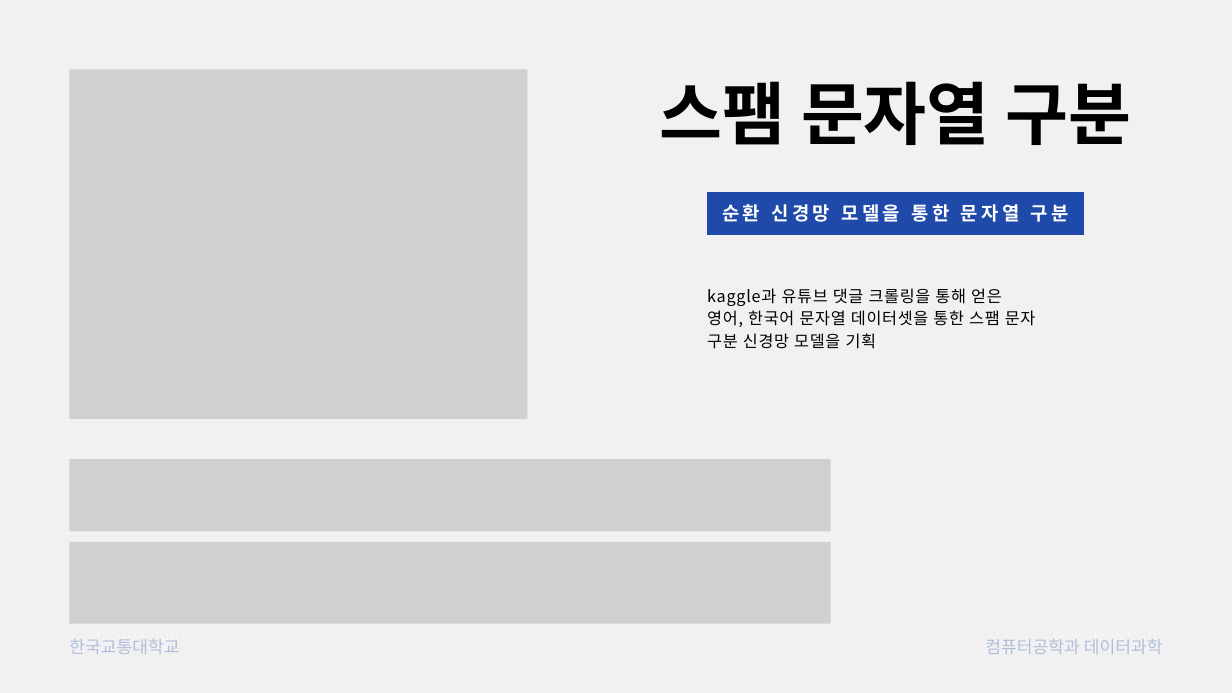
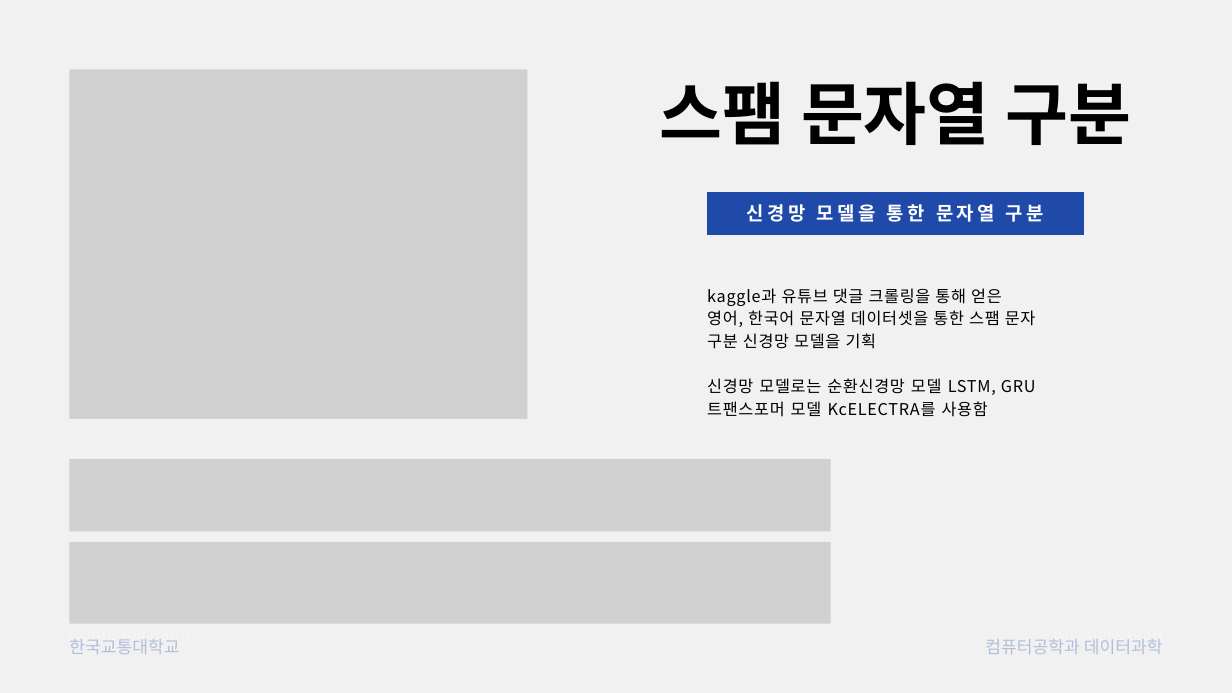
Before and after one commit to aaronkr-classroom/0-ml-team-project-pm-spam, a slide deck: slide 3 of 데이터과학 발표자료.pptx. Drawn at 1232x693 pixels with LibreOffice and Linux fonts; fonts in the diff are those of the drawing; grey boxes stand for pictures. Boxes give left, top, right and bottom in pixels: in the first picture for what was removed or moved away, otherwise in the second. Text is boxed around its words. In the diff, an @@ line names an element or a change of style, - is before the commit and + after.

```diff
--- a/데이터과학 발표자료.pptx
+++ b/데이터과학 발표자료.pptx
@@ text at bbox=[747, 204, 1044, 222]: text changed @@
-순환 신경망 모델을 통한 문자열 구분
+신경망 모델을 통한 문자열 구분
@@ text at bbox=[707, 378, 1036, 417]: paragraphs added @@
+신경망 모델로는 순환신경망 모델 LSTM, GRU
+트팬스포머 모델 KcELECTRA를 사용함
```
Also in this commit, not shown: 1 other slide changed.
